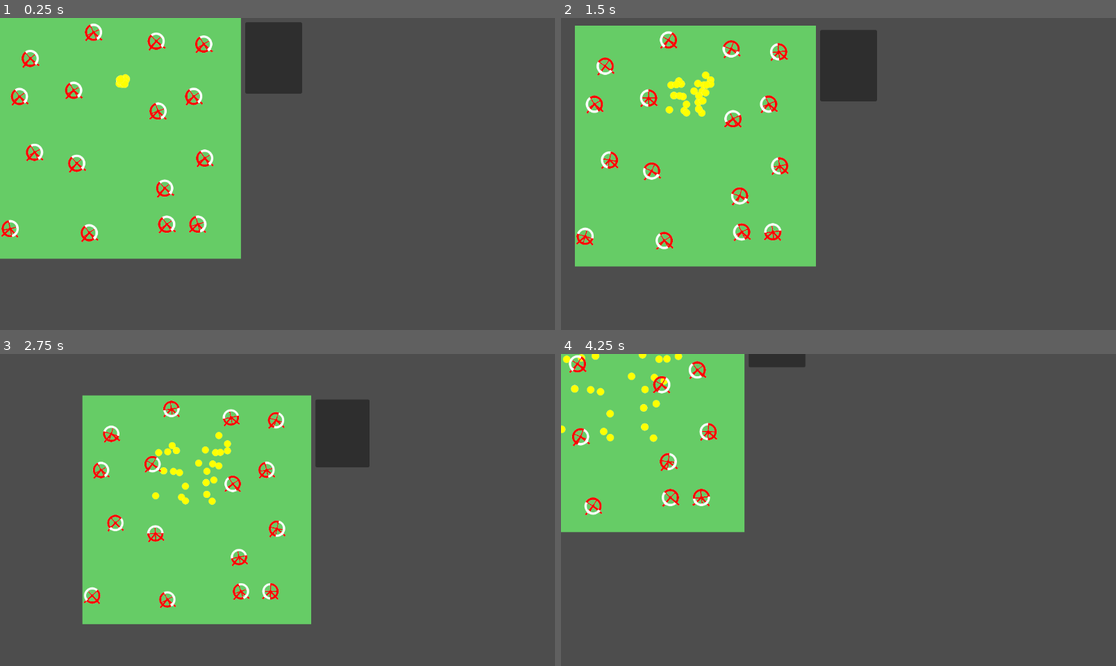
Above: before the commit, frames 1-4 (two rows, left to right).
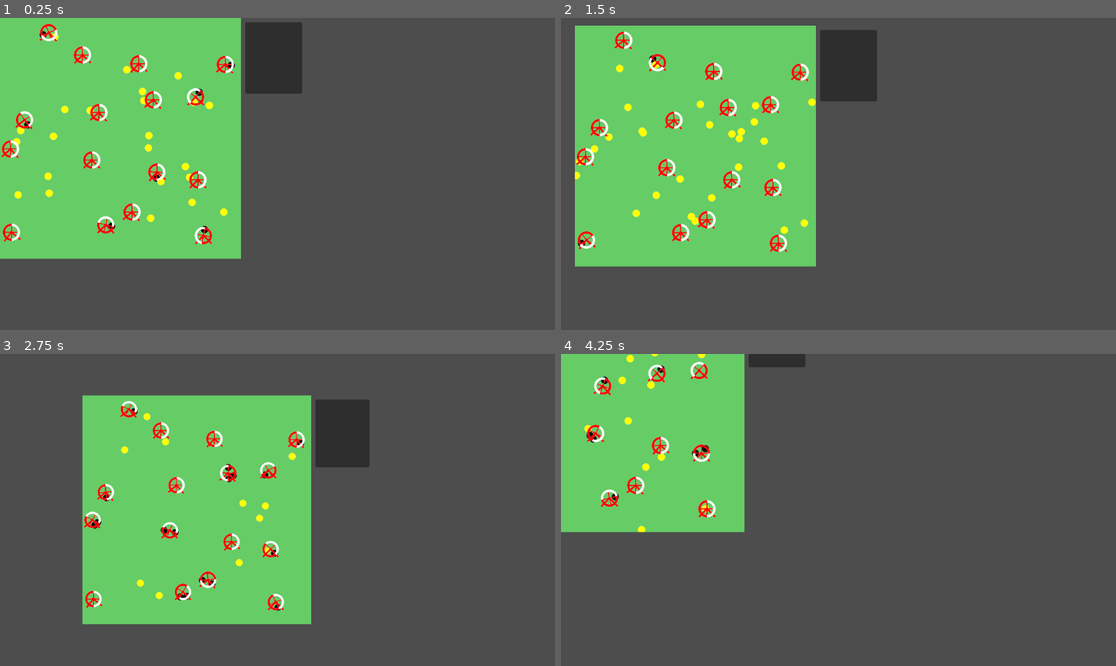
Above: after the commit, the same moments.

Repository: ErikSeewald/Pronicula
Game: Godot game, scene res://scenes/Hamsters.tscn
The game is run twice, just before and just after one commit, with the same random seed, the same clock (stepped at 60 frames per second) and the same inputs.
Inputs (mouse positions are in pixels of both pictures, inside the frame that each line leads up to):
- Up to frame 1 (0.25 s): no input
- Up to frame 2 (1.5 s): move the mouse to (960, 158) at 0.52 s; hold Middle mouse button (move_around) 0.53-1.25 s; click (960, 158) at 0.67 s; drag from (727, 189) to (810, 236) at 1.27 s
- Up to frame 3 (2.75 s): move the mouse to (333, 441) at 2.02 s; tap Mouse wheel down (zoom_out) at 2.1 s; click (333, 441) at 2.17 s
- Up to frame 4 (4.25 s): drag from (810, 572) to (672, 463) at 2.77 s; move the mouse to (1005, 556) at 3.52 s; tap Mouse wheel up (zoom_in) at 3.6 s; click (1005, 556) at 3.67 s

The runs differ from the first frame. In frame 1, 4.1% of the frame differs, in the area x 0-43%, y 1-73%; in frame 2, 4.7%, in the area x 2-46%, y 4-76%; in frame 3, 4.1%; in frame 4, 2.7%.

Commit message:
better hamster to wheel transition

Diff:
--- a/scenes/Hamsters.tscn
+++ b/scenes/Hamsters.tscn
@@ -6,9 +6,9 @@
 
 [sub_resource type="ShaderMaterial" id="ShaderMaterial_58ydm"]
 shader = ExtResource("2_dters")
-shader_parameter/time = 308.995
+shader_parameter/time = 233.085
 shader_parameter/size = 12.0
-shader_parameter/seed = 1
+shader_parameter/seed = 8
 shader_parameter/jitter_intensity = 2.0
 shader_parameter/inner_wheel_size = 0.3
 shader_parameter/outer_wheel_size = 0.445
--- a/scripts/demos/hamsters/hamsters.gd
+++ b/scripts/demos/hamsters/hamsters.gd
@@ -2,6 +2,9 @@
 
 var time := 0.0
 
+func _ready() -> void:
+	time = material.get_shader_parameter("time")
+
 func _process(delta: float) -> void:
 	time += delta * 3.0
 	material.set_shader_parameter("time", time)
--- a/shaders/demos/hamsters/hamsters.gdshader
+++ b/shaders/demos/hamsters/hamsters.gdshader
@@ -23,6 +23,8 @@
 // Define jitter groups within which all tiles are jittered identically
 const int jitter_bounds = 3;
 const int center_idx = 1;
+
+const vec2 wheel_center_to_bottom = vec2(0.5, 0.8);
 
 // Samples the procedural SDF wheel texture based on the given UV.
 vec4 sample_wheel(vec2 uv, vec2 rotated_uv)
@@ -63,7 +65,7 @@
 }
 
 // Draws wheels onto the current color at the given pre-jittered grid coordinates.
-vec3 draw_wheels(vec2 coords, vec3 cur_color, bool is_active)
+vec3 draw_wheels(vec2 coords, vec3 cur_color, bool is_active, float wheel_speed)
 {
 	// Only draw wheel if the tile is the center of the jitter group
 	coords = get_jittered_wheel_coords(coords);
@@ -73,7 +75,8 @@
 		vec2 uv = fract(coords);
 
 		// This one is used for the wheel rotation
-		vec2 rotated_uv = rotate_around_center(uv, hash_vec2_float(vec2(idx), seed) * time * (1.0 + 2.0*float(is_active)));
+		//wheel_speed = wheel_speed > 0.0 ? wheel_speed : time;
+		vec2 rotated_uv = rotate_around_center(uv, hash_vec2_float(vec2(idx), seed) * wheel_speed);
 
 		// But still give all of them a small constant rotation to make them look more random
 		uv = rotate_around_center(uv, (hash_vec2_float(vec2(idx), seed) - 0.5) * 0.25);
@@ -100,67 +103,93 @@
 	return value;
 }
 
-vec2 get_goal(vec2 cur_hamster, float t)
-{
+// Third value says wether or not the target was chosen as a wheel
+vec3 get_goal(vec2 cur_hamster, float t)
+{
+	t = mod(t, 100000.0);
+	t = t == 0.0 ? 0.1 : t;
+
 	vec2 hash = hash_vec2_vec2(cur_hamster * t, seed) * size;
 
-	// 50% chance for the goal to be a wheel
-	if (fract(hash.x) < 0.5)
+
+	// 75% chance for the goal to be a wheel
+	if (fract(hash.x) < 0.75)
 	{
 		vec2 jitter_seed = floor(hash / float(jitter_bounds));
 		vec2 goal = floor(hash / float(jitter_bounds)) * float(jitter_bounds) + vec2(1.0);
 		goal = jitter(goal, jitter_seed, seed, -jitter_intensity); // Inverse jitter
-		return goal;
-	}
-
-	return hash;
+		return vec3(goal + wheel_center_to_bottom, 1.0);
+	}
+
+	return vec3(hash, 0.0);
+}
+
+// Speeds up until 0.25 then slows down again
+float get_wheel_speed(float t)
+{
+	if (t < 0.25)
+	{
+		float x = t / 0.25;
+		return x*x;
+	}
+
+	float x = (t - 0.25) / 0.25;
+	float start = 1.0;
+	float delta = 1.0 - pow(1.0 - x, 3.0);
+	return start + delta;
 }
 
 // Draws hamsters onto the current color at the given grid coordinates.
-vec3 draw_hamsters(vec2 coords, vec3 cur_color, inout bool wheel_active)
-{
-	const int cycles = 8;
-	const float cycle_lengths[cycles] = {1.0, 2.0, 3.0, 4.0, 6.0, 8.0, 12.0, 24.0};
-
-	//vec2 shift = vec2(sin(time * 5.0), cos(time * 2.5));
-	vec2 shift = vec2(sin(time * 1.2), cos(time)) * 0.2;
+vec3 draw_hamsters(vec2 coords, vec3 cur_color, inout bool wheel_active, inout float wheel_speed)
+{
+	const int cycles = 9;
+	const float full_cycle = 60.0;
+	const float cycle_lengths[cycles] = {/*1.0, 2.0, 3.0,*/4.0, 5.0, 6.0, 10.0, 12.0, 15.0, 20.0, 30.0, 60.0};
 
 	for (uint i = 0u; i < hamster_count; i++)
 	{
 		float idx = float(i);
 
-		// Every 24 seconds, the cycle lengths of all of them change
-		// This is because 24 has 8 divisors, allowing for these cycle lengths
-		float last_switch = floor(time / 12.0);
+		float st = time + 10.0 * hash_seedless(idx);
+		vec2 shift = vec2(sin(st * 2.2), cos(st*1.5)) * 0.5;
+
+		// Every 60 t, the cycle lengths of all of them change
+		// This is because 60 has 12 divisors, allowing for these cycle lengths
+		float last_switch = floor(time / full_cycle);
 		float tt = cycle_lengths[int(hash_vec2_float(vec2(idx + last_switch), seed) * 100.0) % cycles];
-		tt = 24.0; //DEBUG
 		float phase = fract(time / tt);
 		float t0 = floor(time / tt) * tt;
 		float t1 = t0 + tt;
 
 		vec2 cur_hamster = hash_vec2_vec2(vec2(idx), seed);
-		vec2 last_goal = get_goal(cur_hamster, t0);
-		vec2 cur_goal = get_goal(cur_hamster, t1);
-		cur_hamster = last_goal - (last_goal - cur_goal) * phase + shift;
+		vec3 last_goal = get_goal(cur_hamster, t0);
+		vec3 cur_goal = get_goal(cur_hamster, t1);
+		cur_hamster = last_goal.xy - (last_goal.xy - cur_goal.xy) * phase + shift;
 
 		bool b = false;
 
-		vec2 jit = get_jittered_wheel_coords(last_goal);
+		vec2 jit = get_jittered_wheel_coords(last_goal.xy);
 		ivec2 wheel_idx = ivec2(jit);
-		if (wheel_idx.x % jitter_bounds == center_idx && wheel_idx.y % jitter_bounds == center_idx)
+
+		// Only goals that were explicitly forced to be the wheel should be counted, otherwise position assumptions may be off
+		if (last_goal.z == 1.0)
 		{
 			if (phase < 0.5)
 			{
-				cur_hamster = last_goal; b = true;
-				cur_hamster += vec2(0.5, 0.8);
-				cur_hamster = rotate_around_center(cur_hamster - last_goal, hash_vec2_float(vec2(wheel_idx), seed) * -time*0.5) + last_goal;
-
-				if (ivec2(coords/float(jitter_bounds)) == ivec2((last_goal + vec2(0.5)) /float(jitter_bounds)))
+				cur_hamster = last_goal.xy; b = true;
+				vec2 center = last_goal.xy - wheel_center_to_bottom;
+
+				float t = (time - t0) / tt; // Start rotation at bottom of the wheel
+				float wheel_speed_temp = get_wheel_speed(t) * 20.0;
+				cur_hamster = rotate_around_center(cur_hamster - center, hash_vec2_float(vec2(wheel_idx), seed) * -wheel_speed_temp) + center;
+
+				if (ivec2(coords/float(jitter_bounds)) == ivec2((last_goal.xy + vec2(0.5)) /float(jitter_bounds)))
 				{
 					wheel_active = true;
+					wheel_speed = wheel_speed_temp;
 				}
 			}
-			else {cur_hamster = last_goal - (last_goal - cur_goal) * (phase-0.5)*2.0 + shift;}
+			else {cur_hamster = last_goal.xy - (last_goal.xy - cur_goal.xy) * (phase-0.5)*2.0 + shift;}
 		}
 
 		float d = length(coords - cur_hamster);
@@ -169,13 +198,15 @@
 			vec3 hamster_col = vec3(1.0, 1.0, 0.0);
 			/*switch (int(tt))
 				{
-					case 1: hamster_col = vec3(1.0, 0.0, 0.0); break;
-					case 2: hamster_col = vec3(0.0, 1.0, 0.0); break;
-					case 3: hamster_col = vec3(0.0, 0.0, 1.0); break;
-					case 4: hamster_col = vec3(1.0, 0.0, 1.0); break;
-					case 6: hamster_col = vec3(0.0, 1.0, 1.0); break;
-					case 8: hamster_col = vec3(1.0, 1.0, 0.0); break;
-					case 12: hamster_col = vec3(1.0, 1.0, 1.0); break;
+					case 4: hamster_col = vec3(1.0, 0.0, 0.0); break;
+					case 5: hamster_col = vec3(0.0, 1.0, 0.0); break;
+					case 6: hamster_col = vec3(0.0, 0.0, 1.0); break;
+					case 10: hamster_col = vec3(1.0, 0.0, 1.0); break;
+					case 12: hamster_col = vec3(0.0, 1.0, 1.0); break;
+					case 15: hamster_col = vec3(1.0, 1.0, 0.0); break;
+					case 20: hamster_col = vec3(1.0, 1.0, 1.0); break;
+					case 30: hamster_col = vec3(1.0, 0.5, 1.0); break;
+					case 60: hamster_col = vec3(1.0, 0.6, 1.0); break;
 
 				}*/
 			if (b) {hamster_col = vec3(0.0, 0.0, 0.0);}
@@ -194,6 +225,7 @@
 
 	COLOR.rgb = background_col;
 	bool wheel_active = false;
-	COLOR.rgb = draw_hamsters(grid_coords, COLOR.rgb, wheel_active);
-	COLOR.rgb = draw_wheels(grid_coords, COLOR.rgb, wheel_active);
-}
+	float wheel_speed = 0.0;
+	COLOR.rgb = draw_hamsters(grid_coords, COLOR.rgb, wheel_active, wheel_speed);
+	COLOR.rgb = draw_wheels(grid_coords, COLOR.rgb, wheel_active, wheel_speed);
+}
